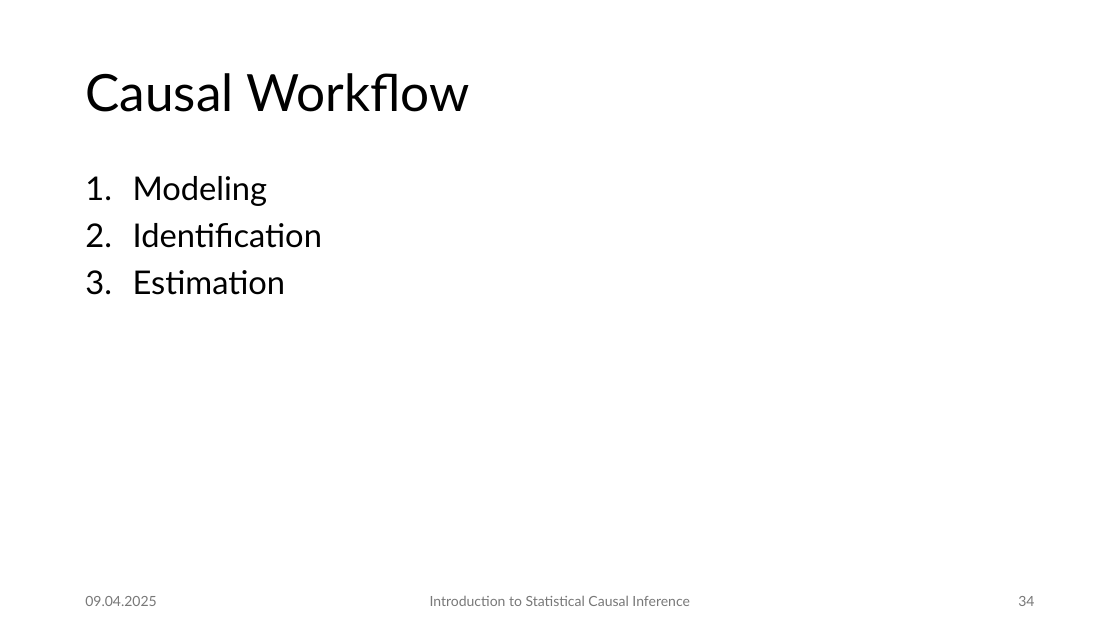
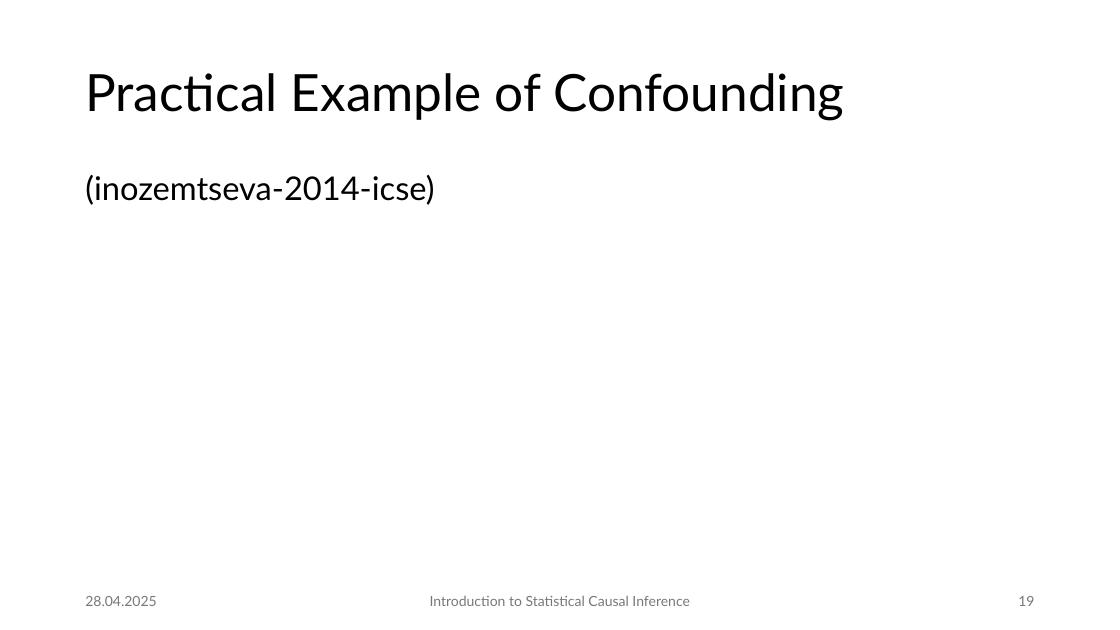
Before and after one commit to JulianFrattini/bda4sci, a slide deck: slide 19 of version2/slides/intro-sci.pptx (slide 34 before the commit). Drawn at 1120x630 pixels with LibreOffice and Linux fonts; fonts in the diff are those of the drawing. Boxes give left, top, right and bottom in pixels: in the first picture for what was removed or moved away, otherwise in the second. Text is boxed around its words. In the diff, an @@ line names an element or a change of style, - is before the commit and + after.

```diff
--- a/version2/slides/intro-sci.pptx
+++ b/version2/slides/intro-sci.pptx
@@ title at (x1=85, y1=73, x2=845, y2=120): text changed @@
-Causal Workflow
+Practical Example of Confounding
@@ text at (x1=85, y1=175, x2=434, y2=205): text changed @@
-1. Modeling
-2. Identification
-3. Estimation
+(inozemtseva-2014-icse)
@@ text at (x1=85, y1=596, x2=156, y2=606): text changed @@
-09.04.2025
+28.04.2025
@@ page number at (x1=1018, y1=596, x2=1034, y2=606): text changed @@
-34
+19
```
Also in this commit, not shown: 42 other slides changed, 1 slide added, 2 other files.
